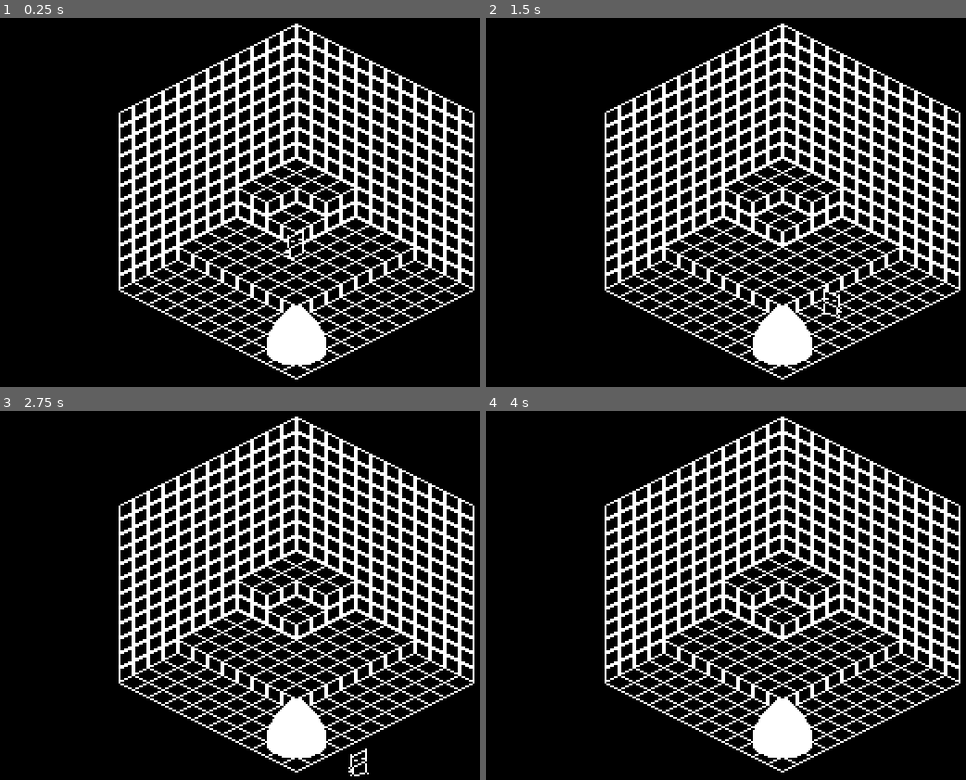
Above: before the commit, frames 1-4 (two rows, left to right).
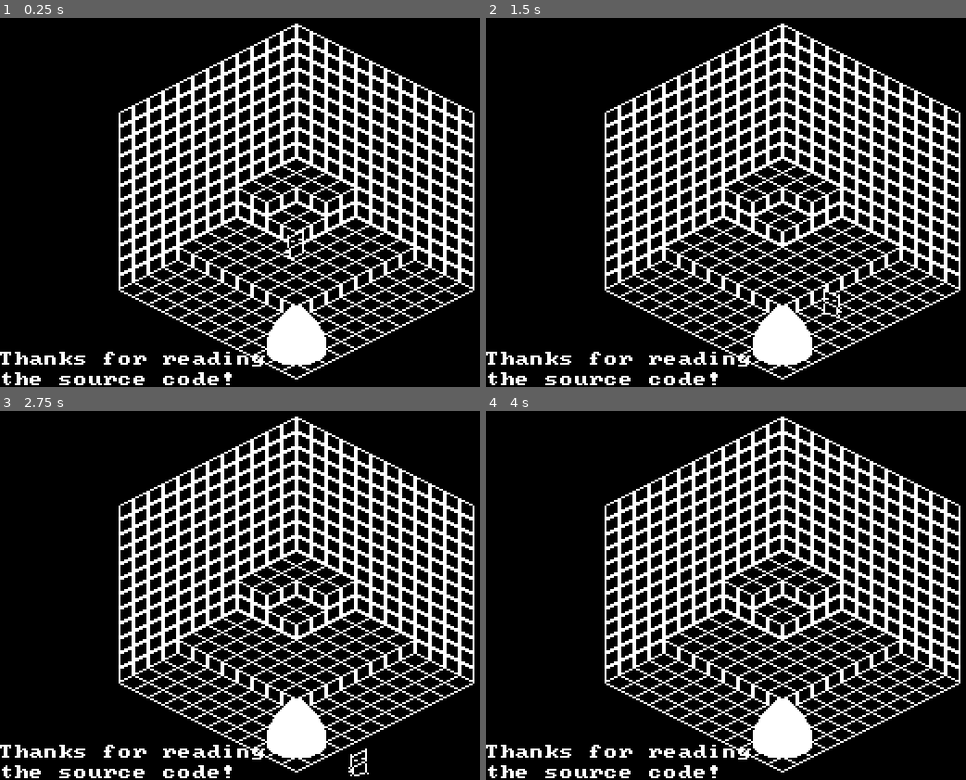
Above: after the commit, the same moments.

Repository: BitBangGames/feed_mother
Game: Godot game, scene res://src/main.tscn
Two runs of this game, one before a commit and one after it. Both use one fixed random seed, a clock stepped at 60 frames per second and the inputs below.
Inputs:
- Up to frame 1 (0.25 s): no input
- Up to frame 2 (1.5 s): tap Enter at 0.5 s; hold D (right) 0.53-1.28 s; tap Space (confirm) at 0.6, 1.35 s; hold S (down) from 1.28 s (still down)
- Up to frame 3 (2.75 s): release S (down) at 2.03 s; hold D (right) from 2.03 s (still down); tap Space (confirm) at 2.1 s
- Up to frame 4 (4 s): release D (right) at 2.78 s; hold W (up) 2.78-3.53 s; tap Space (confirm) at 2.85, 3.5, 3.6 s; hold A (left) from 3.53 s (still down)

The runs differ from the first frame. In frame 1, 1.2% of the frame differs, in the area x 0-56%, y 90-100%; in frame 2, 1.2%; in frame 3, 1.2%; in frame 4, 1.2%.

Commit message:
added text box

Diff:
--- a/src/consts.gd
+++ b/src/consts.gd
@@ -8,3 +8,8 @@
 const ACCEL_Y: int = 0b1000
 
 const MAP_CANVAS_PATH: NodePath = "/root/Main/Map/MapCanvas"
+
+enum State {
+	TITLE_STATE,
+	GAME_STATE,
+}
--- a/src/main.gd
+++ b/src/main.gd
@@ -34,16 +34,12 @@
 
 	__singleton = self
 
-	print("Feed Mother, a game by Bit Bang Games")
+	print("Feed Mother by Bit Bang Games")
 	print("Source code: https://github.com/BitBangGames/feed_mother")
 	print("https://godotengine.org/license")
 
 func _ready() -> void:
-	__map = preload("res://map/map.tscn").instantiate()
-	add_child(__map)
-
-	__map.add_child(Player.get_singleton())
-	__map.add_child(Mother.get_singleton())
+	set_state(Consts.State.GAME_STATE)
 
 func _notification(what: int) -> void:
 	match what:
@@ -65,6 +61,16 @@
 		else DisplayServer.WINDOW_MODE_WINDOWED
 	)
 
+func set_state(val: Consts.State) -> void:
+	match val:
+		Consts.State.GAME_STATE:
+			__map = preload("res://map/map.tscn").instantiate()
+			add_child(__map)
+
+			__map.add_child(Player.get_singleton())
+			__map.add_child(Mother.get_singleton())
+			__map.add_child(preload("res://src/text_box.tscn").instantiate())
+
 func exit(err: Error = Error.OK) -> void:
 	queue_free()
 	get_tree().quit(err)
--- /dev/null
+++ b/src/text_box.tscn
@@ -0,0 +1,19 @@
+[gd_scene format=3 uid="uid://vb5ixhhpcqta"]
+
+[ext_resource type="FontFile" uid="uid://dsh0sni5y5ssm" path="res://bkg/bkg_font.png" id="1_7uwj5"]
+
+[sub_resource type="LabelSettings" id="LabelSettings_y4ayn"]
+font = ExtResource("1_7uwj5")
+font_size = 8
+
+[node name="TextBox" type="Label" unique_id=1149099625]
+anchors_preset = 2
+anchor_top = 1.0
+anchor_bottom = 1.0
+offset_top = -19.0
+offset_right = 160.0
+grow_vertical = 0
+text = "Thanks for reading the source code!"
+label_settings = SubResource("LabelSettings_y4ayn")
+vertical_alignment = 2
+autowrap_mode = 2
Not shown, changed: bkg/bkg_font.png.import
